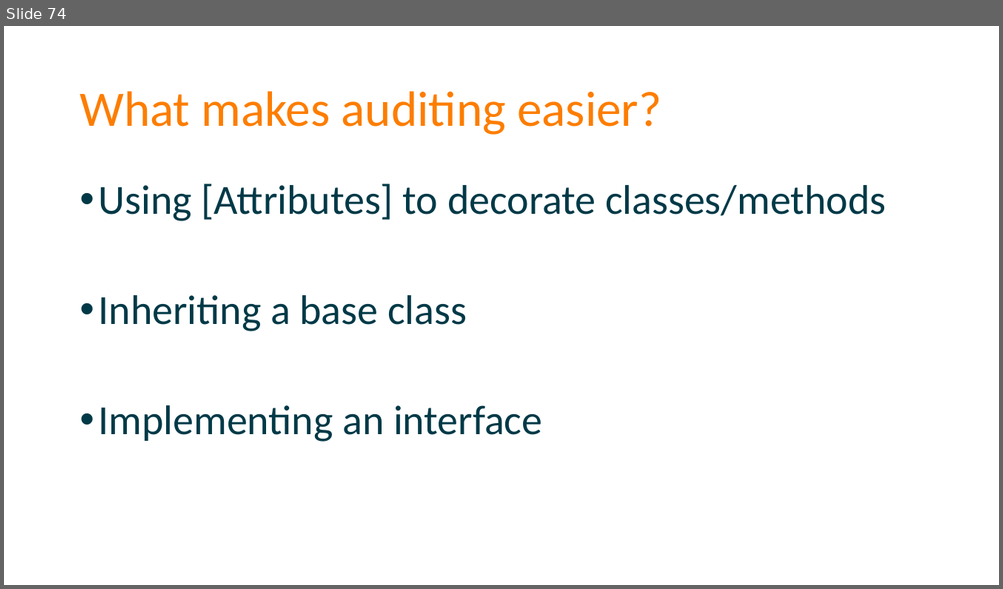
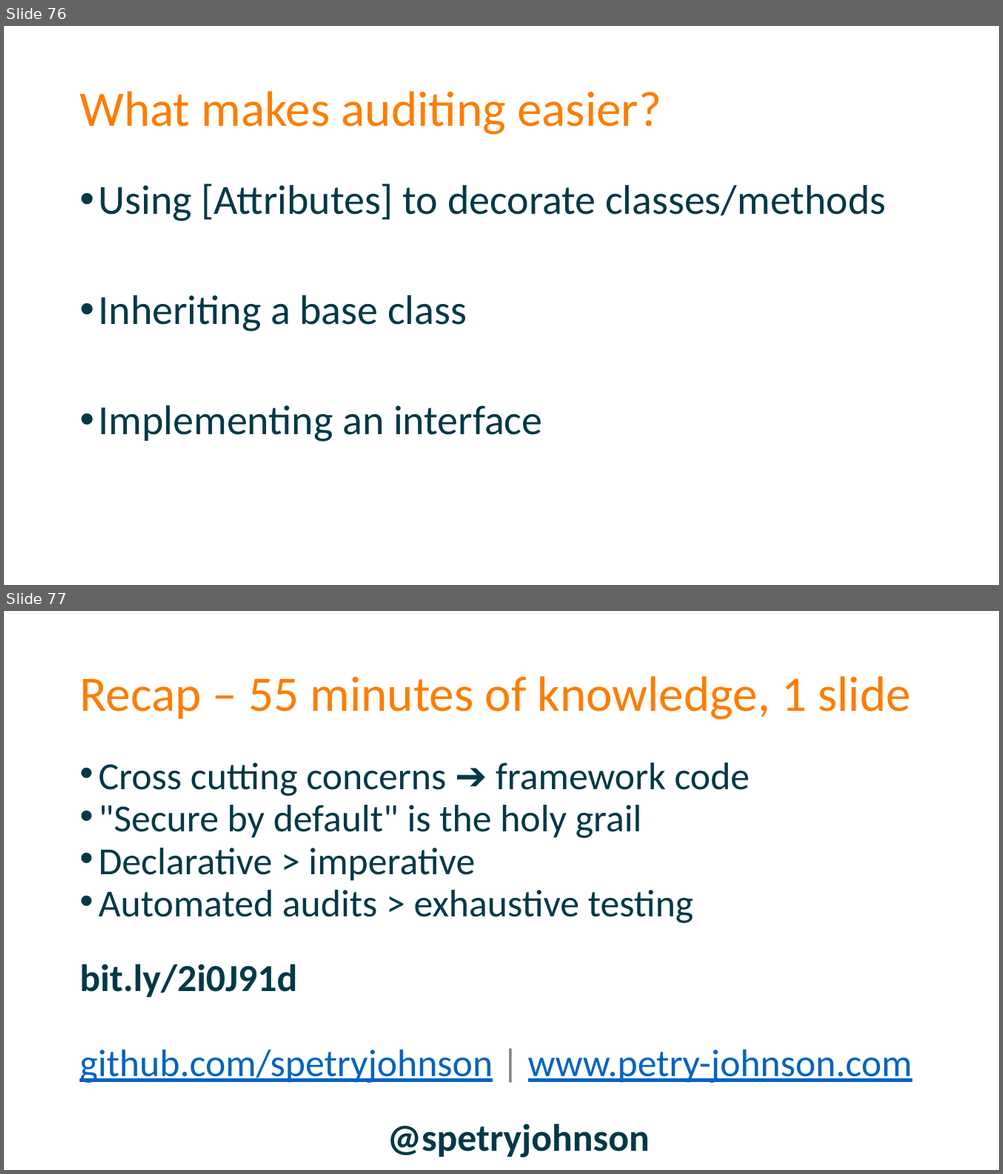
Before and after one commit to spetryjohnson/Talk---Dont-Write-Secure-Code-Design-Secure-Systems, a slide deck: Secure Systems - CodeMash 2017.pptx. Shown one above the other, each under a label of ours: slide 74 before the commit, slides 76 and 77 after it. The pictures are 1003x589 and 1003x1174 pixels, drawn with LibreOffice and Linux fonts; fonts in the diff are those of the drawing. Boxes give left, top, right and bottom in pixels: in the first picture for what was removed or moved away, otherwise in the second. Text is boxed around its words. In the diff, an @@ line names an element or a change of style, - is before the commit and + after.

```diff
--- a/Secure Systems - CodeMash 2017.pptx
+++ b/Secure Systems - CodeMash 2017.pptx
@@ slide 77 added at [4, 611, 999, 1170], background #FFFFFF @@
@@ title added at [79, 676, 910, 720], 48 pt, text #FD7D00 @@
+Recap – 55 minutes of knowledge, 1 slide
@@ text added at [79, 763, 912, 1158], 37 pt, text #013947 @@
+• Cross cutting concerns ➔ framework code
+• "Secure by default" is the holy grail
+• Declarative > imperative
+• Automated audits > exhaustive testing
+bit.ly/2i0J91d
+github.com/spetryjohnson | www.petry-johnson.com
+@spetryjohnson
@@ what was slide 74 is now slide 76 @@
```
Also in this commit, not shown: 6 slides changed, 3 other slides added, 5 slides removed, 3 other files.
